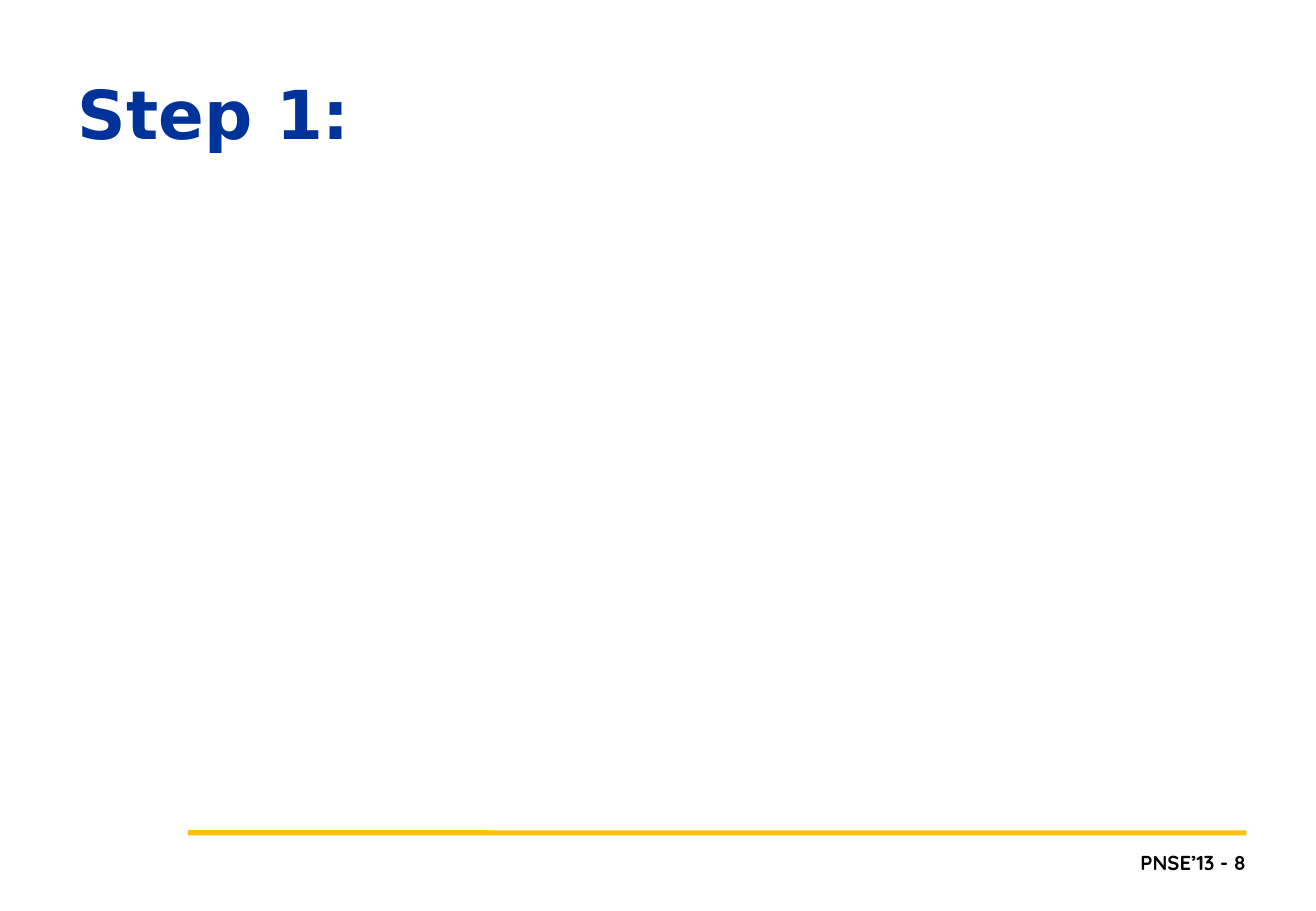
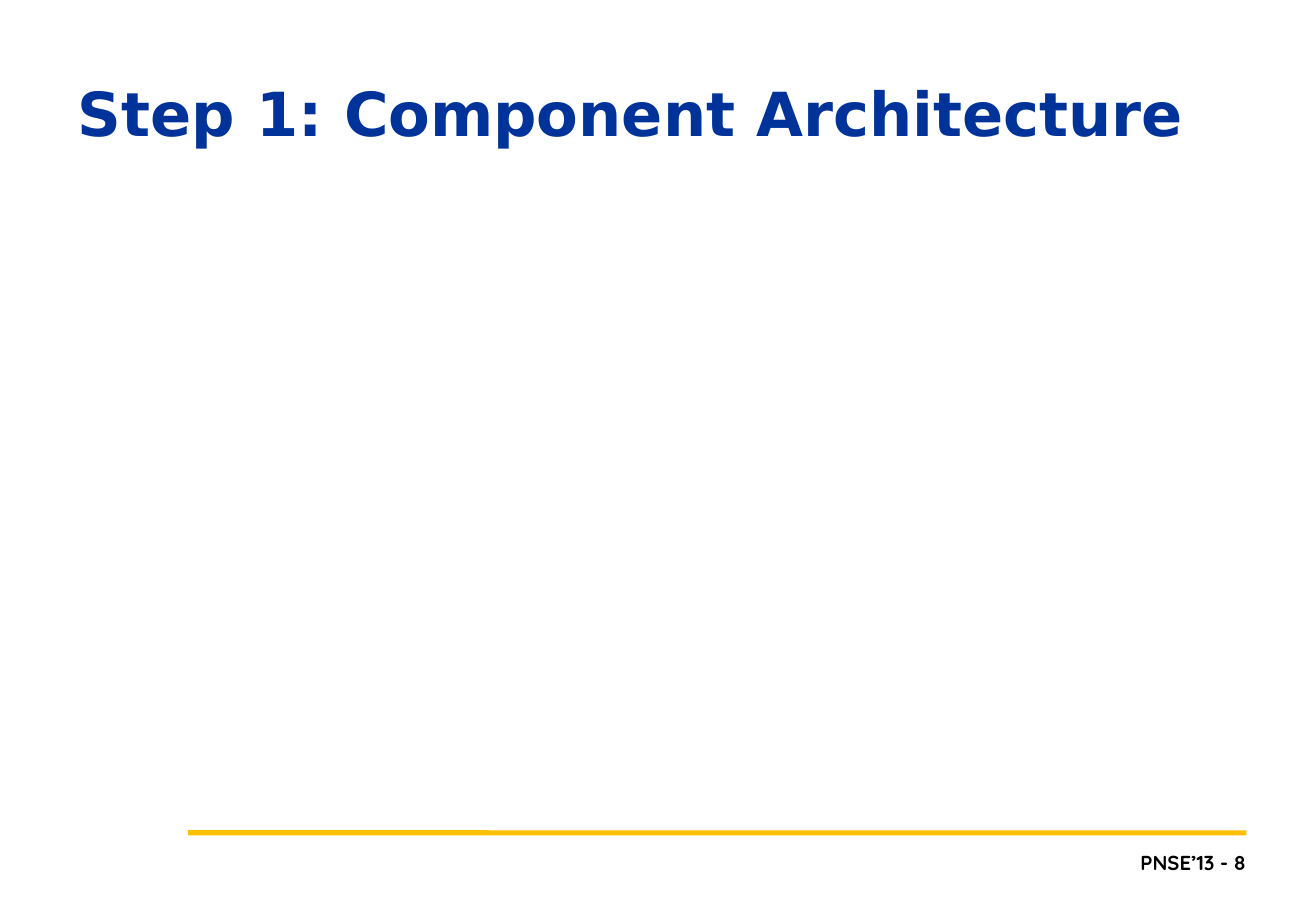
Before and after one commit to lmkr/pnse13roll, a slide deck: slide 8 of LMKPNSE2013.pptx. Drawn at 1316x911 pixels with LibreOffice and Linux fonts; fonts in the diff are those of the drawing; background and template pictures are left out. Boxes give left, top, right and bottom in pixels: in the first picture for what was removed or moved away, otherwise in the second. Text is boxed around its words. In the diff, an @@ line names an element or a change of style, - is before the commit and + after.

```diff
--- a/LMKPNSE2013.pptx
+++ b/LMKPNSE2013.pptx
@@ title at [78,90,1182,149]: text changed; size 40 to 36 pt @@
-Step 1:
+Step 1: Component Architecture
```
Also in this commit, not shown: 5 other slides changed, 2 slides added, 2 slides removed, 1 other file.
